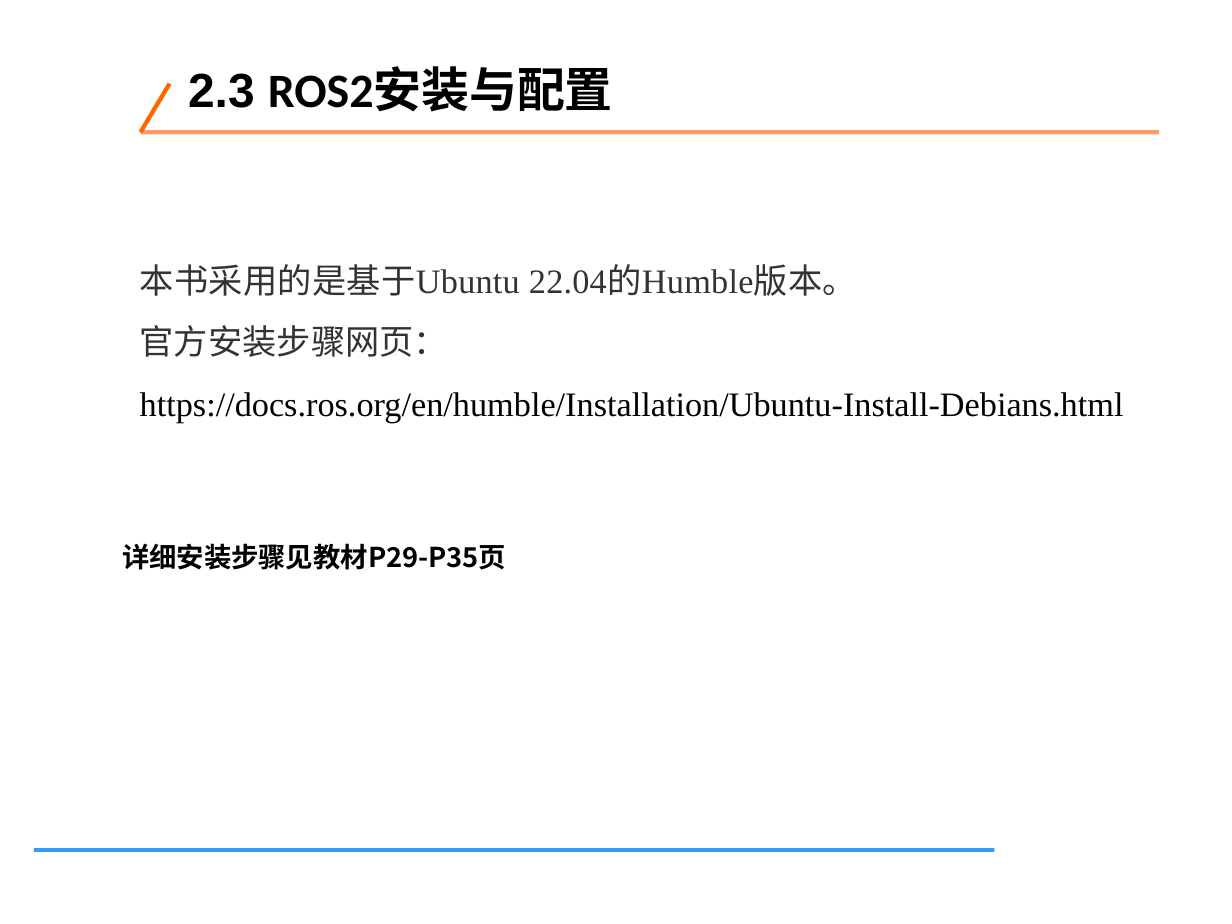
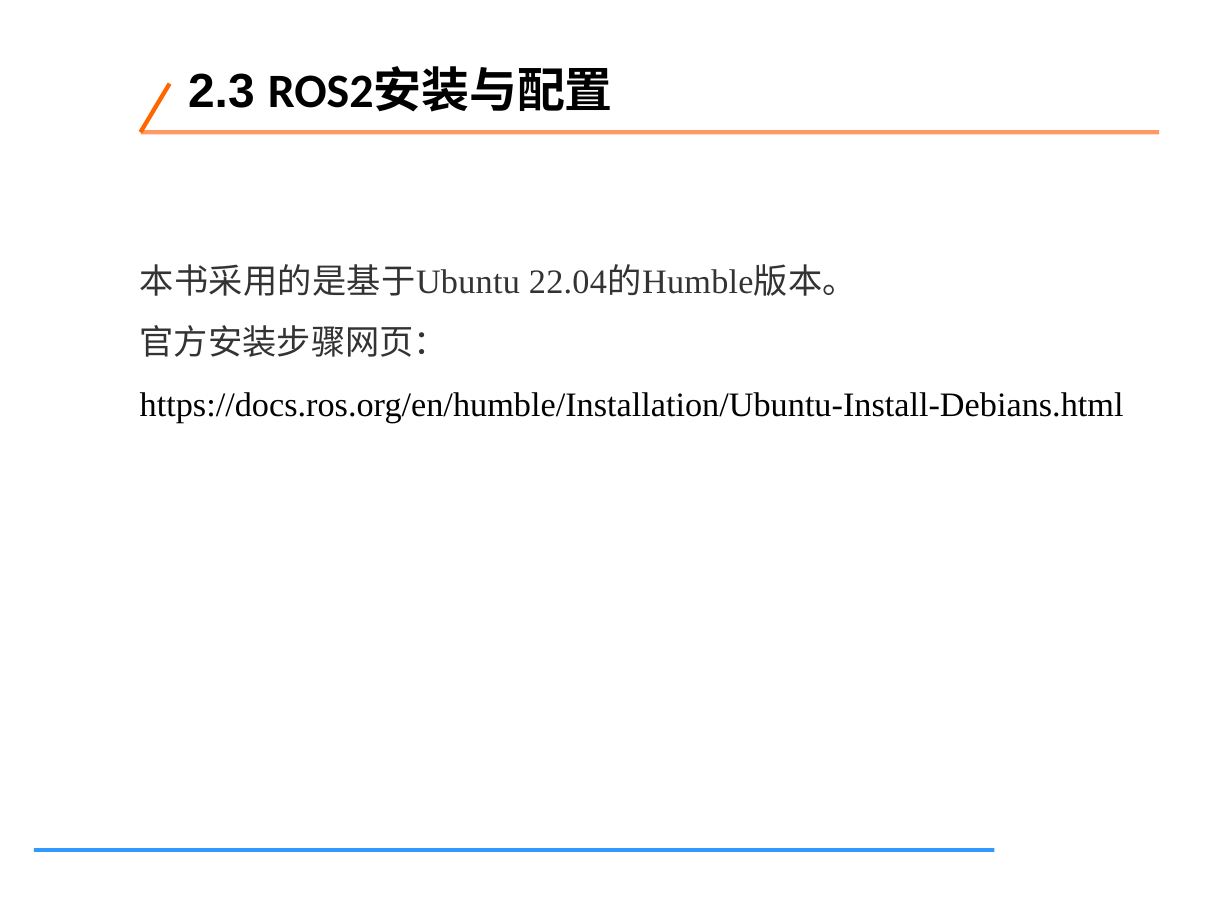
Before and after one commit to tcy1998/robotics-engineering-practice, a slide deck: slide 17 of downloads/week02-chapters-01-07.pptx (slide 20 before the commit). Drawn at 1232x924 pixels with LibreOffice and Linux fonts; fonts in the diff are those of the drawing. Boxes give left, top, right and bottom in pixels: in the first picture for what was removed or moved away, otherwise in the second. Text is boxed around its words. In the diff, an @@ line names an element or a change of style, - is before the commit and + after.

```diff
--- a/downloads/week02-chapters-01-07.pptx
+++ b/downloads/week02-chapters-01-07.pptx
@@ text removed at (x1=122, y1=543, x2=506, y2=570) @@
-详细安装步骤见教材P29-P35页
```
Also in this commit, not shown: 6 other slides changed, 13 slides removed, 1 other file.
